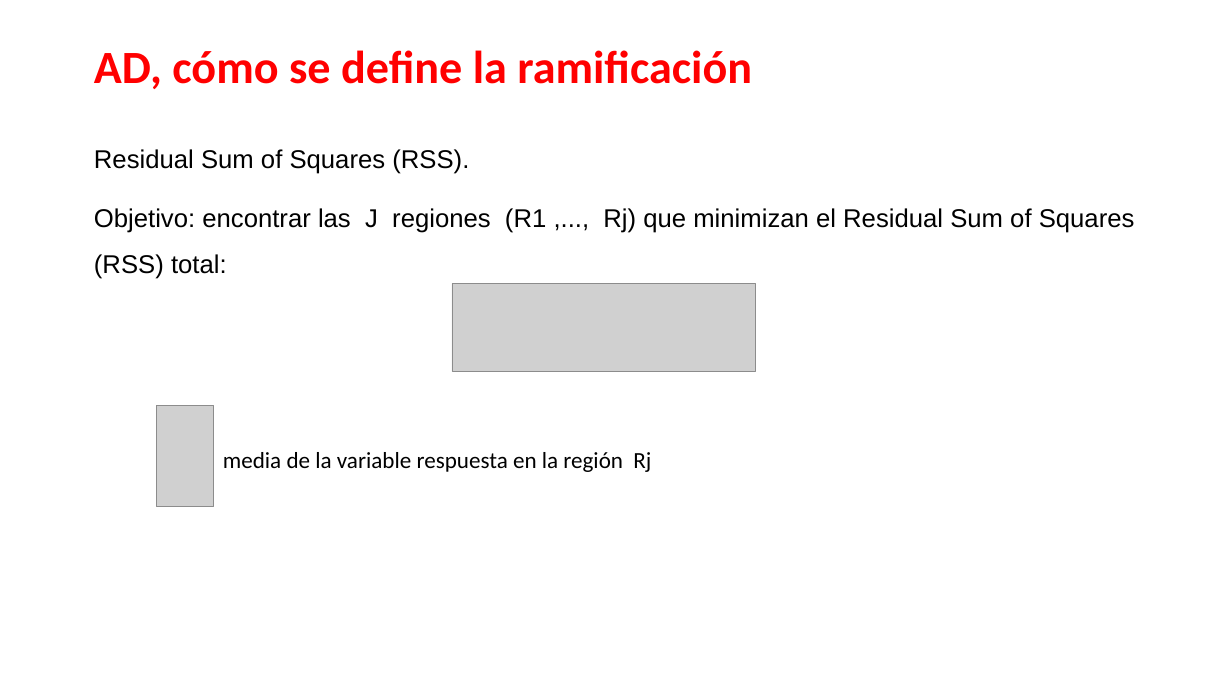
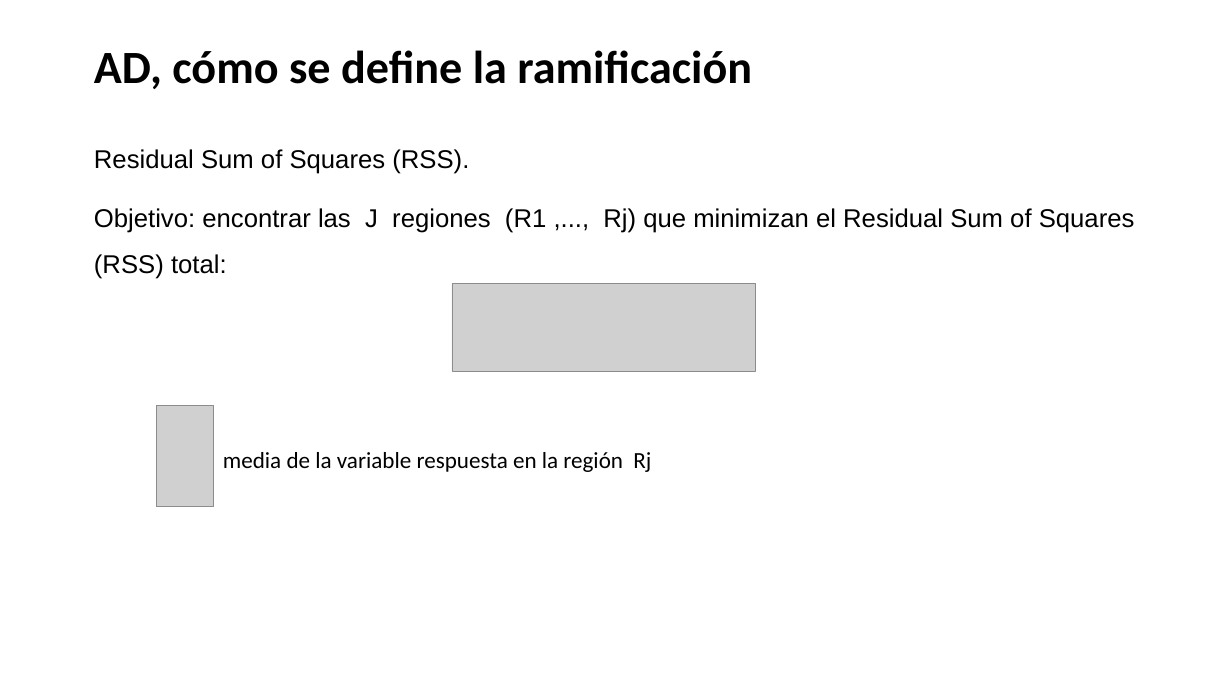
Before and after one commit to ml-unne/ml-unne.github.io, a slide deck: slide 21 of doc/2023 - ML-AD.pptx. Drawn at 1232x693 pixels with LibreOffice and Linux fonts; fonts in the diff are those of the drawing; grey boxes stand for pictures. Boxes give left, top, right and bottom in pixels: in the first picture for what was removed or moved away, otherwise in the second. Text is boxed around its words. In the diff, an @@ line names an element or a change of style, - is before the commit and + after.

```diff
--- a/doc/2023 - ML-AD.pptx
+++ b/doc/2023 - ML-AD.pptx
@@ title "AD, cómo se define la ..." at [94,50,752,89]: text colour #FF0000 to #000000 @@
```
Also in this commit, not shown: 13 other slides changed, 1 slide added, 1 other file.
